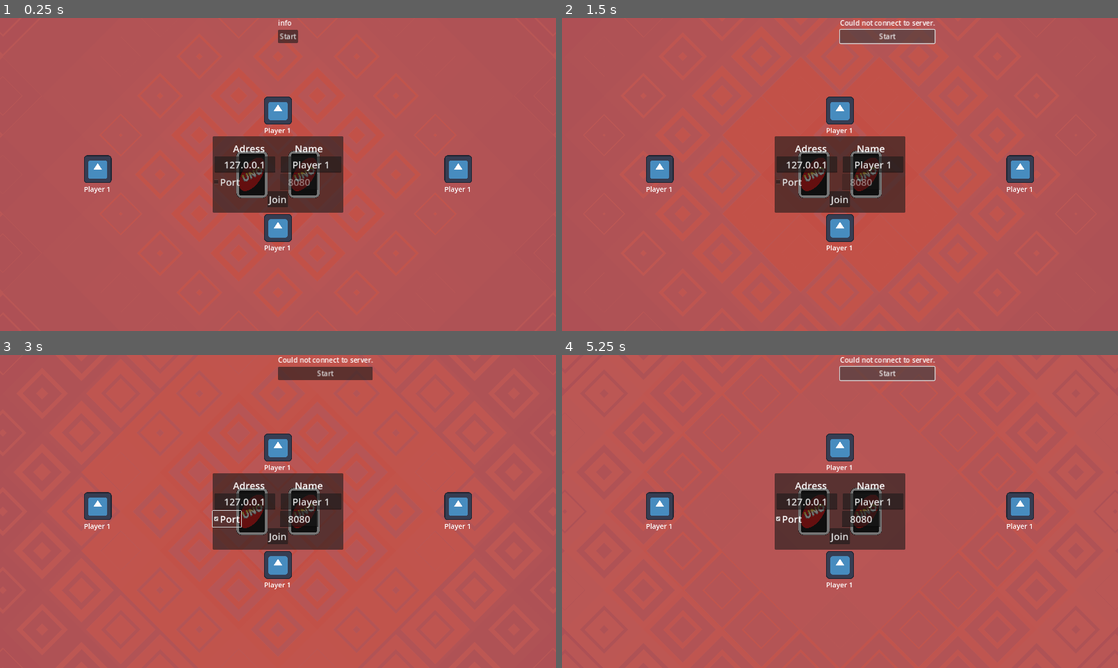
Above: before the commit, frames 1-4 (two rows, left to right).
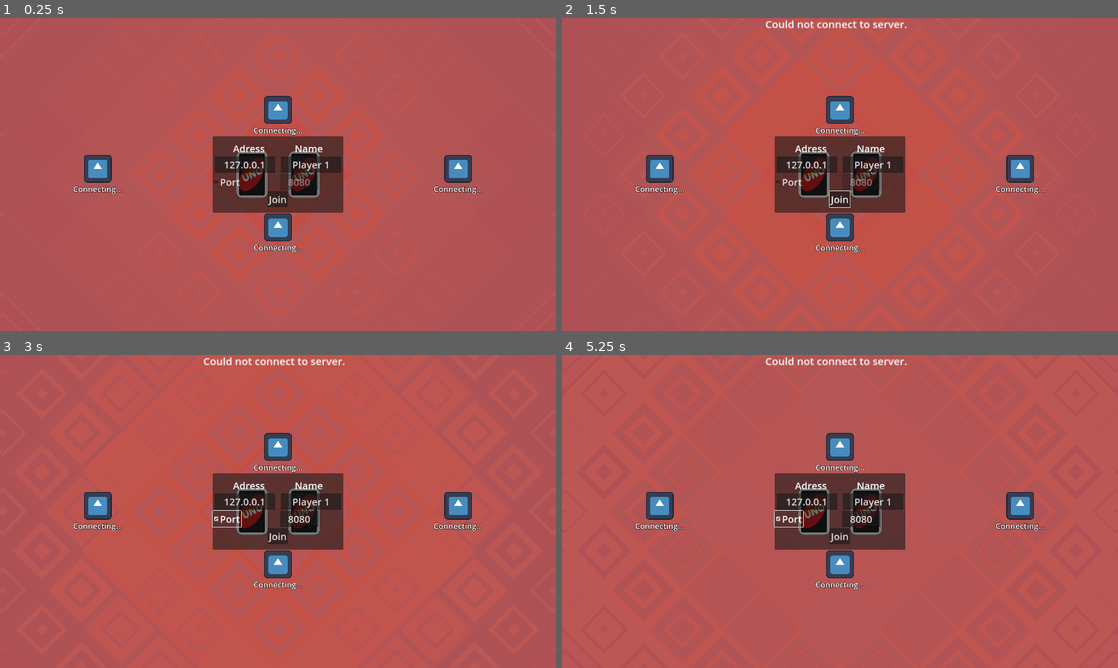
Above: after the commit, the same moments.

Repository: krunkske/Uno-Godot
Game: Godot game, scene res://scenes/main.tscn
Same seed, same stepped clock (60 frames per second), same inputs: the game is played once before the commit and once after it. The engine's default icon, where the game draws it, is replaced by a stand-in: a white triangle on a blue panel in a dark square.
Inputs (mouse positions are in pixels of both pictures, inside the frame that each line leads up to):
- Up to frame 1 (0.25 s): no input
- Up to frame 2 (1.5 s): click "Join" at 0.5 s; click (890, 36) at 1.25 s, where only the run before the commit has a clickable "Start"
- Up to frame 3 (3 s): click (328, 373) at 2 s, where only the run before the commit has a clickable "Start"; click "Port" at 2.75 s
- Up to frame 4 (5.25 s): click "Port" at 3.5 s; click "Port" at 4.25 s; click (890, 373) at 5 s, where only the run before the commit has a clickable "Start"

The runs differ from the first frame. In frame 1, 0.9% of the frame differs, in the area x 13-87%, y 0-76%; in frame 2, 2.1%; in frame 3, 1.9%; in frame 4, 2.1%.

Commit message:
first alpha, unstable

Diff:
--- a/uno/project.godot
+++ b/uno/project.godot
@@ -14,7 +14,7 @@
 config/tags=PackedStringArray("my_projects", "network")
 run/main_scene="res://scenes/main.tscn"
 config/features=PackedStringArray("4.3", "Forward Plus")
-config/icon="res://icon.svg"
+config/icon="res://assets/uno.svg"
 
 [autoload]
 
--- a/uno/scenes/client.tscn
+++ b/uno/scenes/client.tscn
@@ -4,3 +4,10 @@
 
 [node name="client" type="Node"]
 script = ExtResource("1_34obd")
+
+[node name="Timer" type="Timer" parent="."]
+wait_time = 60.0
+one_shot = true
+autostart = true
+
+[connection signal="timeout" from="Timer" to="." method="_on_timer_timeout"]
--- a/uno/scenes/color_switch_menu.gd
+++ /dev/null
@@ -1,39 +0,0 @@
-extends Control
-
-var index = -1
-
-# Called when the node enters the scene tree for the first time.
-func _ready() -> void:
-	self.hide()
-
-
-# Called every frame. 'delta' is the elapsed time since the previous frame.
-func _process(delta: float) -> void:
-	pass
-
-
-func choose_color(dex):
-	print("did shit")
-	self.set_visible(true)
-	index = dex
-
-
-
-func _on_blue_pressed() -> void:
-	Aload.server_node.play_card.rpc_id(1, index, "blue")
-	self.set_visible(false)
-
-
-func _on_red_pressed() -> void:
-	Aload.server_node.play_card.rpc_id(1, index, "red")
-	self.set_visible(false)
-
-
-func _on_yellow_pressed() -> void:
-	Aload.server_node.play_card.rpc_id(1, index, "yellow")
-	self.set_visible(false)
-
-
-func _on_green_pressed() -> void:
-	Aload.server_node.play_card.rpc_id(1, index, "yellow")
-	self.set_visible(false)
--- a/uno/scenes/color_switch_menu.tscn
+++ b/uno/scenes/color_switch_menu.tscn
@@ -1,7 +1,7 @@
 [gd_scene load_steps=3 format=3 uid="uid://p5mjswomuwe4"]
 
 [ext_resource type="Theme" uid="uid://bmq24vi5uw0mq" path="res://assets/themes/default_theme.tres" id="1_3dwqd"]
-[ext_resource type="Script" path="res://scenes/color_switch_menu.gd" id="1_dpnoj"]
+[ext_resource type="Script" path="res://scripts/singe_scripts/color_switch_menu.gd" id="1_dpnoj"]
 
 [node name="color_switch_menu" type="Control"]
 layout_mode = 3
--- a/uno/scenes/info_gui.tscn
+++ b/uno/scenes/info_gui.tscn
@@ -1,23 +1,46 @@
-[gd_scene load_steps=2 format=3 uid="uid://bjktxdg7x3ico"]
+[gd_scene load_steps=3 format=3 uid="uid://bjktxdg7x3ico"]
 
 [ext_resource type="Script" path="res://scripts/singe_scripts/info_gui.gd" id="1_nskn4"]
+[ext_resource type="Theme" uid="uid://bmq24vi5uw0mq" path="res://assets/themes/default_theme.tres" id="1_vaena"]
 
 [node name="info_gui" type="Control"]
 layout_mode = 3
-anchors_preset = 0
+anchors_preset = 8
+anchor_left = 0.5
+anchor_top = 0.5
+anchor_right = 0.5
+anchor_bottom = 0.5
+grow_horizontal = 2
+grow_vertical = 2
+theme = ExtResource("1_vaena")
 script = ExtResource("1_nskn4")
 
 [node name="VBoxContainer" type="VBoxContainer" parent="."]
-layout_mode = 0
-offset_right = 40.0
-offset_bottom = 40.0
+layout_mode = 1
+anchors_preset = 5
+anchor_left = 0.5
+anchor_right = 0.5
+offset_left = -32.0
+offset_top = -4.0
+offset_right = 14.0
+offset_bottom = 54.0
+grow_horizontal = 2
+alignment = 1
 
 [node name="info" type="Label" parent="VBoxContainer"]
 layout_mode = 2
-text = "info"
+theme_override_font_sizes/font_size = 24
+horizontal_alignment = 1
+
+[node name="HSeparator" type="HSeparator" parent="VBoxContainer"]
+self_modulate = Color(1, 1, 1, 0)
+custom_minimum_size = Vector2(0, 100)
+layout_mode = 2
 
 [node name="start" type="Button" parent="VBoxContainer"]
 layout_mode = 2
+size_flags_horizontal = 4
+theme_override_font_sizes/font_size = 24
 text = "Start"
 
 [connection signal="pressed" from="VBoxContainer/start" to="." method="_on_start_pressed"]
--- a/uno/scenes/main.tscn
+++ b/uno/scenes/main.tscn
@@ -8,6 +8,7 @@
 [ext_resource type="PackedScene" uid="uid://k8dpwqw0blmc" path="res://scenes/win_screen.tscn" id="5_gwy4j"]
 [ext_resource type="PackedScene" uid="uid://c0pm8x4sewfic" path="res://scenes/lobby_ui.tscn" id="5_r7eh0"]
 [ext_resource type="PackedScene" uid="uid://bjktxdg7x3ico" path="res://scenes/info_gui.tscn" id="6_25lth"]
+[ext_resource type="PackedScene" uid="uid://b7jocj5445xy2" path="res://scenes/ui/uno_button.tscn" id="7_sa5k7"]
 [ext_resource type="PackedScene" uid="uid://p5mjswomuwe4" path="res://scenes/color_switch_menu.tscn" id="7_t7xh8"]
 [ext_resource type="PackedScene" uid="uid://bd41hcfe6l32x" path="res://scenes/ui/player_icon.tscn" id="10_olps8"]
 
@@ -64,21 +65,6 @@
 position = Vector2(678, 293)
 scale = Vector2(0.3, 0.3)
 
-[node name="GUI" type="Node" parent="."]
-
-[node name="win_screen" parent="GUI" instance=ExtResource("5_gwy4j")]
-
-[node name="lobby_UI" parent="GUI" instance=ExtResource("5_r7eh0")]
-scale = Vector2(0.7, 0.7)
-
-[node name="info_gui" parent="GUI" instance=ExtResource("6_25lth")]
-anchors_preset = 5
-anchor_left = 0.5
-anchor_right = 0.5
-grow_horizontal = 2
-
-[node name="color_switch_menu" parent="GUI" instance=ExtResource("7_t7xh8")]
-
 [node name="player_icons" type="Node" parent="."]
 
 [node name="player_icon1" parent="player_icons" instance=ExtResource("10_olps8")]
@@ -92,3 +78,24 @@
 offset_top = 433.0
 offset_right = 599.28
 offset_bottom = 432.72
+
+[node name="GUI" type="Node" parent="."]
+
+[node name="uno_button" parent="GUI" instance=ExtResource("7_sa5k7")]
+offset_left = 276.0
+offset_top = 281.0
+offset_right = 276.0
+offset_bottom = 281.0
+
+[node name="win_screen" parent="GUI" instance=ExtResource("5_gwy4j")]
+
+[node name="lobby_UI" parent="GUI" instance=ExtResource("5_r7eh0")]
+scale = Vector2(0.7, 0.7)
+
+[node name="info_gui" parent="GUI" instance=ExtResource("6_25lth")]
+anchors_preset = 5
+anchor_top = 0.0
+anchor_bottom = 0.0
+grow_vertical = 1
+
+[node name="color_switch_menu" parent="GUI" instance=ExtResource("7_t7xh8")]
--- a/uno/scenes/ui/player_icon.tscn
+++ b/uno/scenes/ui/player_icon.tscn
@@ -1,8 +1,13 @@
-[gd_scene load_steps=4 format=3 uid="uid://bd41hcfe6l32x"]
+[gd_scene load_steps=5 format=3 uid="uid://bd41hcfe6l32x"]
 
 [ext_resource type="Theme" uid="uid://bmq24vi5uw0mq" path="res://assets/themes/default_theme.tres" id="1_flu8s"]
 [ext_resource type="Texture2D" uid="uid://bdttxj8u0w3jw" path="res://icon.svg" id="2_7hk7n"]
 [ext_resource type="Script" path="res://scripts/singe_scripts/player_icon.gd" id="2_lnhiq"]
+
+[sub_resource type="LabelSettings" id="LabelSettings_p5mkx"]
+font_size = 36
+outline_size = 6
+outline_color = Color(0, 0, 0, 1)
 
 [node name="player_icon" type="Control"]
 layout_mode = 3
@@ -34,11 +39,15 @@
 offset_bottom = 88.5
 grow_horizontal = 2
 grow_vertical = 2
+alignment = 1
 
 [node name="icon" type="TextureRect" parent="VBoxContainer"]
 layout_mode = 2
 texture = ExtResource("2_7hk7n")
+stretch_mode = 3
 
 [node name="username" type="Label" parent="VBoxContainer"]
 layout_mode = 2
-text = "Player 1"
+text = "Connecting..."
+label_settings = SubResource("LabelSettings_p5mkx")
+horizontal_alignment = 1
--- /dev/null
+++ b/uno/scenes/ui/uno_button.tscn
@@ -0,0 +1,39 @@
+[gd_scene load_steps=3 format=3 uid="uid://b7jocj5445xy2"]
+
+[ext_resource type="Theme" uid="uid://bmq24vi5uw0mq" path="res://assets/themes/default_theme.tres" id="1_8yh6k"]
+[ext_resource type="Script" path="res://scripts/singe_scripts/uno_button.gd" id="2_4h8j6"]
+
+[node name="uno_button" type="Control"]
+layout_mode = 3
+anchors_preset = 8
+anchor_left = 0.5
+anchor_top = 0.5
+anchor_right = 0.5
+anchor_bottom = 0.5
+grow_horizontal = 2
+grow_vertical = 2
+size_flags_horizontal = 4
+theme = ExtResource("1_8yh6k")
+script = ExtResource("2_4h8j6")
+
+[node name="Button" type="Button" parent="."]
+layout_mode = 1
+anchors_preset = 8
+anchor_left = 0.5
+anchor_top = 0.5
+anchor_right = 0.5
+anchor_bottom = 0.5
+offset_left = -40.5
+offset_top = -26.5
+offset_right = 40.5
+offset_bottom = 26.5
+grow_horizontal = 2
+grow_vertical = 2
+text = "Uno!"
+
+[node name="Timer" type="Timer" parent="."]
+wait_time = 3.0
+one_shot = true
+
+[connection signal="pressed" from="Button" to="." method="_on_button_pressed"]
+[connection signal="timeout" from="Timer" to="." method="_on_timer_timeout"]
--- a/uno/scenes/win_screen.tscn
+++ b/uno/scenes/win_screen.tscn
@@ -1,7 +1,7 @@
 [gd_scene load_steps=3 format=3 uid="uid://k8dpwqw0blmc"]
 
 [ext_resource type="Theme" uid="uid://bmq24vi5uw0mq" path="res://assets/themes/default_theme.tres" id="1_60grr"]
-[ext_resource type="Script" path="res://scripts/singe_scripts/color_switch_menu.gd" id="1_h357q"]
+[ext_resource type="Script" path="res://scripts/singe_scripts/win_screen.gd" id="1_hv4tb"]
 
 [node name="win_screen" type="Control"]
 layout_mode = 3
@@ -12,14 +12,23 @@
 anchor_bottom = 0.5
 grow_horizontal = 2
 grow_vertical = 2
-pivot_offset = Vector2(100, 50)
 size_flags_horizontal = 4
-script = ExtResource("1_h357q")
+size_flags_vertical = 4
+script = ExtResource("1_hv4tb")
 
 [node name="VBoxContainer" type="VBoxContainer" parent="."]
-layout_mode = 0
-offset_right = 40.0
-offset_bottom = 40.0
+layout_mode = 1
+anchors_preset = 8
+anchor_left = 0.5
+anchor_top = 0.5
+anchor_right = 0.5
+anchor_bottom = 0.5
+offset_left = -91.0
+offset_top = -51.0
+offset_right = 91.0
+offset_bottom = 51.0
+grow_horizontal = 2
+grow_vertical = 2
 theme = ExtResource("1_60grr")
 alignment = 1
 
--- a/uno/scripts/main_scripts/Aload.gd
+++ b/uno/scripts/main_scripts/Aload.gd
@@ -10,6 +10,16 @@
 @onready var info_node = info_gui.get_node("VBoxContainer").get_node("info")
 @onready var color_switch_menu = gui_node.get_node("color_switch_menu")
 @onready var win_screen = gui_node.get_node("win_screen")
+@onready var uno_button = gui_node.get_node("uno_button")
+
+
+@onready var player_icons = main.get_node("player_icons")
+@onready var player_icon1 = player_icons.get_node("player_icon1")
+@onready var player_icon2 = player_icons.get_node("player_icon2")
+@onready var player_icon3 = player_icons.get_node("player_icon3")
+@onready var player_icon4 = player_icons.get_node("player_icon4")
+
+@onready var player_icons_list = [player_icon1, player_icon2, player_icon3, player_icon4]
 
 #server and client node
 @onready var server_node = null
@@ -34,6 +44,14 @@
 func reset():
 	color_switch_menu.set_visible(false)
 	lobby_ui.set_visible(true)
+	lobby_ui.get_node("Panel").size = Vector2(1, 1)
+	info_gui.get_node("VBoxContainer").get_node("start").set_visible(false)
 	multiplayer.multiplayer_peer = null
 	authorized = 1
 	current_focussed_card = null
+	uno_button.get_node("Timer").stop()
+	for i in decks:
+		i.reset()
+
+	client_node.queue_free()
+	server_node.queue_free()
--- a/uno/scripts/multiplayer/client.gd
+++ b/uno/scripts/multiplayer/client.gd
@@ -6,6 +6,8 @@
 var my_cards = [] #[vector2i(0, 2), vector2i(2, 6), ...] example
 
 var prev_icon = null
+var uno_active = false
+var can_press_uno = true
 
 var current_player_pos = 0
 
@@ -15,9 +17,10 @@
 func _ready() -> void:
 	Aload.client_node = self
 
-
 @rpc("authority", "call_local", "reliable")
 func start_game(cards, pile_up_card, order):
+	Aload.uno_button.set_visible(true)
+	Aload.info_node.text = ""
 	Aload.pile_up.get_node("next_card").set_frame_coords(pile_up_card)
 	player_order = order
 	current_player_pos = 0
@@ -27,25 +30,27 @@
 			Aload.decks[i + 1].add_card(Vector2i(0, 4))
 
 	assing_player_decks()
+	for i in Aload.player_icons_list:
+		i.fade_out()
+	var index = 0
+	var player_icon_index = 0
 
-	var index = 0
-	var other_index = 0
+@rpc("authority", "call_remote", "reliable")
+func start_uno_timer():
+	print("started uno timer")
+	Aload.uno_button.get_node("Timer").start()
+	uno_active = true
 
-	for i in player_decks:
-		match i.name:
-			"player1_deck":
-				other_index = 0
-			"player2_deck":
-				other_index = 1
-			"player3_deck":
-				other_index = 2
-			"player4_deck":
-				other_index = 3
-
-		for j in playerNames:
-			if j.id == player_order[other_index]:
-				Aload.main.get_node("player_icons").get_node("player_icon" + str(other_index + 1)).get_node("VBoxContainer").get_node("username").text = j.name
-		index += 1
+func pressed_uno():
+	if uno_active:
+		Aload.uno_button.get_node("Timer").stop()
+		uno_active = false
+		print("canceled uno")
+	elif can_press_uno:
+		Aload.server_node.missed_uno.rpc_id(1)
+		print("fucking donkey. Pressing buttons for no reason")
+		$Timer.start()
+		can_press_uno = false
 
 func assing_player_decks():
 	for i in player_order:
@@ -72,6 +77,9 @@
 			position = 0
 
 		player_decks[position] = Aload.decks[other_index]
+
+
+		Aload.player_icons_list[other_index].get_node("VBoxContainer").get_node("username").text = playerNames[position].name
 
 		other_index += 1
 
@@ -144,3 +152,11 @@
 @rpc("authority", "call_local", "reliable")
 func recieve_players(users, authorized):
 	Aload.client_node.playerNames = users
+	Aload.player_icons_list[0].get_node("VBoxContainer").get_node("username").text = "You"
+	print(authorized)
+	if authorized:
+		Aload.info_gui.get_node("VBoxContainer").get_node("start").set_visible(true)
+
+
+func _on_timer_timeout() -> void:
+	can_press_uno = true
--- a/uno/scripts/multiplayer/lobby.gd
+++ b/uno/scripts/multiplayer/lobby.gd
@@ -81,13 +81,18 @@
 @rpc("authority", "call_remote", "reliable")
 func server_full():
 	print("server full.")
+	Aload.reset()
+	Aload.info_node.text = "Server was full"
 
 func _connected_ok():
 	_register_player.rpc_id(1, playerName)
 	print("sucessfully connected to server")
+	Aload.info_node.text = "Connected to server"
 
 func _connected_fail():
 	print("connection failed.")
+	Aload.reset()
+	Aload.info_node.text = "connection failed"
 
 func _player_disconnected(_id):
 	if multiplayer.is_server():
@@ -98,14 +103,37 @@
 			if i.id == _id:
 				Aload.server_node.playerNames.pop_at(counter)
 				print(Aload.server_node.playerNames)
-				return
+				break
 			counter += 1
 
+		counter = 0
+		for i in Aload.server_node.player_order:
+			if i == _id:
+				Aload.server_node.playerNames.pop_at(counter)
+				break
+			counter += 1
+
+		counter = 0
+		for i in Aload.server_node.player_cards:
+			if i.id == _id:
+				Aload.server_node.player_cards.pop_at(counter)
+				break
+			counter += 1
+		if connected == 0:
+			print("lobby empty, clearing")
+			Aload.client_node.queue_free()
+			Aload.server_node.queue_free()
+
+			var server = server_node.instantiate()
+			Aload.main.add_child(server)
+
+			var client = client_node.instantiate()
+			Aload.main.add_child(client)
 
 func _server_disconnected():
 	print("server disconnected.")
 	Aload.reset()
-	Aload.info_node.set_text("Server disconnected")
+	Aload.info_node.text = "Server disconnected"
 
 
 #registers a new player and adds it to the list of players
@@ -113,7 +141,9 @@
 @rpc("any_peer", "call_remote", "reliable")
 func _register_player(username):
 	Aload.server_node.playerNames.append({"id": multiplayer.get_remote_sender_id(), "name": username})
+	print(connected)
 	if connected == 1 and Aload.headless:
+		print("is master")
 		Aload.authorized = multiplayer.get_remote_sender_id()
 		Aload.client_node.recieve_players.rpc(Aload.server_node.playerNames, true)
 	else:
--- a/uno/scripts/multiplayer/server.gd
+++ b/uno/scripts/multiplayer/server.gd
@@ -59,11 +59,24 @@
 
 #change so probabillity is better/more accurate
 func random_card():
-	var type = rng.randi_range(0,3) #includes 0 and 3
-	var number = rng.randi_range(0, 14)
-	if number == 14:
+	var type = 0
+	var number = 0
+	var chance = rng.randi_range(1, 27)
+	if chance >= 1 and chance <= 10:
+		type = rng.randi_range(0,3) #includes 0 and 3
+		number = rng.randi_range(0, 9)
+	elif chance >= 11 and chance <= 21:
+		type = rng.randi_range(0,3)
+		number = rng.randi_range(10, 12)
+	elif chance >= 22 and chance <= 25:
+		type = 0
+		number = 13
+	elif chance >= 26 and chance <= 27:
 		type = 4
 		number = 13
+	else:
+		print("chance number is fucked up!!!!!")
+		print(chance)
 	return Vector2i(number, type)
 
 
@@ -79,6 +92,8 @@
 					cards.cards.pop_at(index)
 					current_player_pos = next_player_turn()
 					check_for_win()
+					if len(cards.cards) == 1:
+						Aload.client_node.start_uno_timer.rpc_id(cards.id)
 
 @rpc("any_peer", "call_remote", "reliable")
 func ask_for_card():
@@ -93,6 +108,9 @@
 		current_player_pos = next_player_turn()
 		check_for_win()
 
+@rpc("any_peer", "call_remote", "reliable")
+func missed_uno():
+	give_cards(multiplayer.get_remote_sender_id(), 2)
 
 func check_for_win():
 	Aload.client_node.recieve_next_player_turn.rpc(current_player_pos)
@@ -135,16 +153,16 @@
 	print(color)
 	match color:
 		"red":
-			mid_pile[-1] = Vector2i(13, red)
+			mid_pile[-1] = Vector2i(13, 0)
 			print("changed to red")
 		"yellow":
-			mid_pile[-1] = Vector2i(13, yellow)
+			mid_pile[-1] = Vector2i(13, 1)
 			print("changed to yellow")
 		"green":
-			mid_pile[-1] = Vector2i(13, green)
+			mid_pile[-1] = Vector2i(13, 2)
 			print("changed to green")
 		"blue":
-			mid_pile[-1] = Vector2i(13, blue)
+			mid_pile[-1] = Vector2i(13, 3)
 			print("changed to blue")
 		_:
 			print("no color found!!!!!")
@@ -173,8 +191,7 @@
 func card_valid(card_type):
 	var current_card = mid_pile[-1]
 	print(current_card)
-	print(card_type.x)
-	print(card_type.y)
+	print(card_type)
 	if card_type.x <= 12 and card_type.y == current_card.y:
 		return true
 	elif card_type.x == current_card.x:
--- a/uno/scripts/singe_scripts/card.gd
+++ b/uno/scripts/singe_scripts/card.gd
@@ -109,6 +109,9 @@
 		print("clicked " + str(card_value))
 		var index = 0
 		for i in Aload.client_node.my_cards:
+			Aload.info_node.text = str(Aload.current_focussed_card.get_frame_coords())
+			print(i)
+			print(Aload.current_focussed_card.get_frame_coords())
 			if i == Aload.current_focussed_card.get_frame_coords():
 				if i.x == 13:
 					Aload.color_switch_menu.choose_color(index)
--- a/uno/scripts/singe_scripts/color_switch_menu.gd
+++ b/uno/scripts/singe_scripts/color_switch_menu.gd
@@ -1,5 +1,6 @@
 extends Control
 
+var index = -1
 
 # Called when the node enters the scene tree for the first time.
 func _ready() -> void:
@@ -10,14 +11,29 @@
 func _process(delta: float) -> void:
 	pass
 
-func win_or_lose(username, won):
+
+func choose_color(dex):
+	print("did shit")
 	self.set_visible(true)
-	if won:
-		$VBoxContainer/Label.text = "You won!"
-	else:
-		$VBoxContainer/Label.text = str(username) + " won!"
+	index = dex
 
 
-func _on_main_menu_pressed() -> void:
+
+func _on_blue_pressed() -> void:
+	Aload.server_node.play_card.rpc_id(1, index, "blue")
 	self.set_visible(false)
-	Aload.reset()
+
+
+func _on_red_pressed() -> void:
+	Aload.server_node.play_card.rpc_id(1, index, "red")
+	self.set_visible(false)
+
+
+func _on_yellow_pressed() -> void:
+	Aload.server_node.play_card.rpc_id(1, index, "yellow")
+	self.set_visible(false)
+
+
+func _on_green_pressed() -> void:
+	Aload.server_node.play_card.rpc_id(1, index, "yellow")
+	self.set_visible(false)
--- a/uno/scripts/singe_scripts/info_gui.gd
+++ b/uno/scripts/singe_scripts/info_gui.gd
@@ -3,7 +3,7 @@
 
 # Called when the node enters the scene tree for the first time.
 func _ready() -> void:
-	pass # Replace with function body.
+	$VBoxContainer/start.hide()
 
 
 # Called every frame. 'delta' is the elapsed time since the previous frame.
@@ -12,6 +12,7 @@
 
 
 func _on_start_pressed() -> void:
+	$VBoxContainer/start.hide()
 	if multiplayer.is_server():
 		Lobby.is_authorized()
 	else:
--- a/uno/scripts/singe_scripts/lobby_ui.gd
+++ b/uno/scripts/singe_scripts/lobby_ui.gd
@@ -32,6 +32,7 @@
 			Aload.info_node.set_text("Could not connect to server.")
 		else:
 			create_tweens()
+			Aload.info_node.text = "Connecting to sever..."
 
 
 func _on_port_toggled(toggled_on):
--- a/uno/scripts/singe_scripts/player_deck.gd
+++ b/uno/scripts/singe_scripts/player_deck.gd
@@ -16,6 +16,10 @@
 # Called every frame. 'delta' is the elapsed time since the previous frame.
 func _process(delta: float) -> void:
 	pass
+
+func reset():
+	for i in get_cards():
+		i.queue_free()
 
 func get_cards():
 	var children = self.get_children()
--- a/uno/scripts/singe_scripts/player_icon.gd
+++ b/uno/scripts/singe_scripts/player_icon.gd
@@ -35,3 +35,12 @@
 	tween = get_tree().create_tween()
 	tween.set_trans(Tween.TRANS_LINEAR)
 	tween.tween_property(self, "scale", Vector2(0.5,0.5), 0.5)
+
+
+func fade_out():
+	if $VBoxContainer/username.text == "Connecting...":
+		if tween:
+			tween.kill()
+		tween = get_tree().create_tween()
+		tween.set_trans(Tween.TRANS_BACK)
+		tween.tween_property(self, "scale", Vector2(0,0), 0.75)
--- /dev/null
+++ b/uno/scripts/singe_scripts/uno_button.gd
@@ -0,0 +1,19 @@
+extends Control
+
+
+# Called when the node enters the scene tree for the first time.
+func _ready() -> void:
+	self.hide()
+
+
+# Called every frame. 'delta' is the elapsed time since the previous frame.
+func _process(delta: float) -> void:
+	pass
+
+
+func _on_button_pressed() -> void:
+	Aload.client_node.pressed_uno()
+
+
+func _on_timer_timeout() -> void:
+	Aload.server_node.missed_uno.rpc_id(1)
--- /dev/null
+++ b/uno/scripts/singe_scripts/win_screen.gd
@@ -0,0 +1,23 @@
+extends Control
+
+
+# Called when the node enters the scene tree for the first time.
+func _ready() -> void:
+	self.hide()
+
+
+# Called every frame. 'delta' is the elapsed time since the previous frame.
+func _process(delta: float) -> void:
+	pass
+
+func win_or_lose(username, won):
+	self.set_visible(true)
+	if won:
+		$VBoxContainer/Label.text = "You won!"
+	else:
+		$VBoxContainer/Label.text = str(username) + " won!"
+
+
+func _on_main_menu_pressed() -> void:
+	self.set_visible(false)
+	Aload.reset()
Not shown: 1 places in uno/scenes/main.tscn that only renumber resources
Not shown, added: uno/export/linux_server_arm/uno_server.arm64
Not shown, added: uno/export/linux_server_arm/uno_server.pck
Not shown, added: uno/export/linux_server_arm/uno_server.sh
Not shown, changed: uno/export/linux_server_x86/uno_server.pck
Not shown, changed: uno/export/web/index.apple-touch-icon.png
Not shown, changed: uno/export/web/index.icon.png
Not shown, changed: uno/export/web/index.pck
